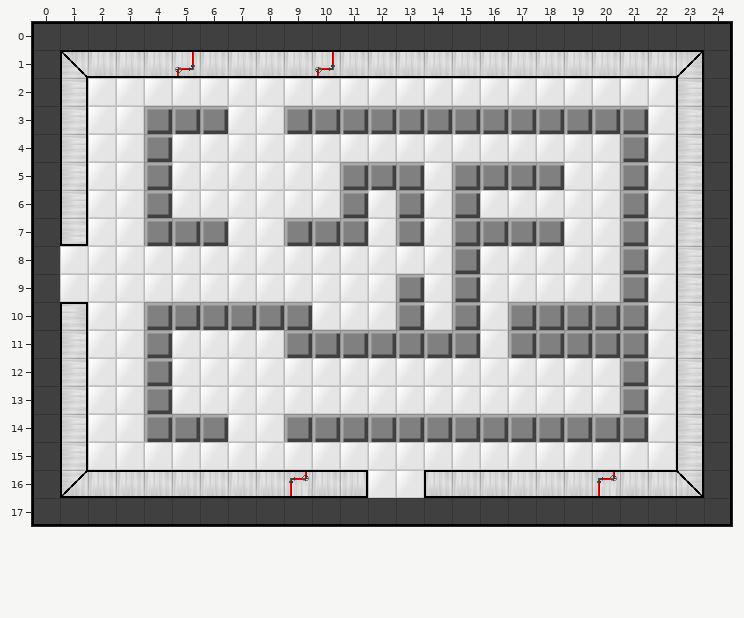
Two states of a Tiled map, src/level/max_level8.tmx. The picture above is the old version.
Cells are 32x32 px. Shown: x 0..24, y 0..17.
The result:
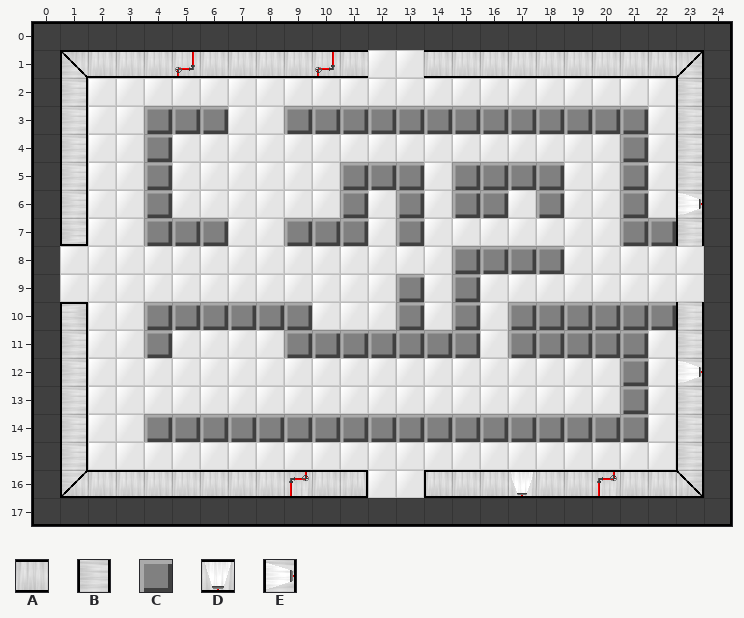
Key: from "tile": A 2, B 8, C 18, D 26, E 28.
_ is an empty cell.
Tiles replaced or removed in this view: A, B, C.
Difference:
Changed rows in their new state; . is an unchanged cell.
Layer "Tile Layer 1":
first column x 12:
 1 __
first column x 4:
 6 ............C.C....E
 7 ...........____...C.
 8 ............CCC.._._
 9 ................._._
10 ..................C.
12 _..................E
13 _...................
14 ...CC...............
16 .............D......
Boxes around the changes in both pictures, in picture pixels (x1, y1, x2, y2):
removed: (368, 50, 424, 78)
changed: (452, 190, 564, 274)
changed: (620, 193, 704, 330)
removed: (144, 358, 172, 414)
changed: (678, 361, 702, 383)
added: (228, 414, 284, 442)
changed: (508, 472, 536, 496)
